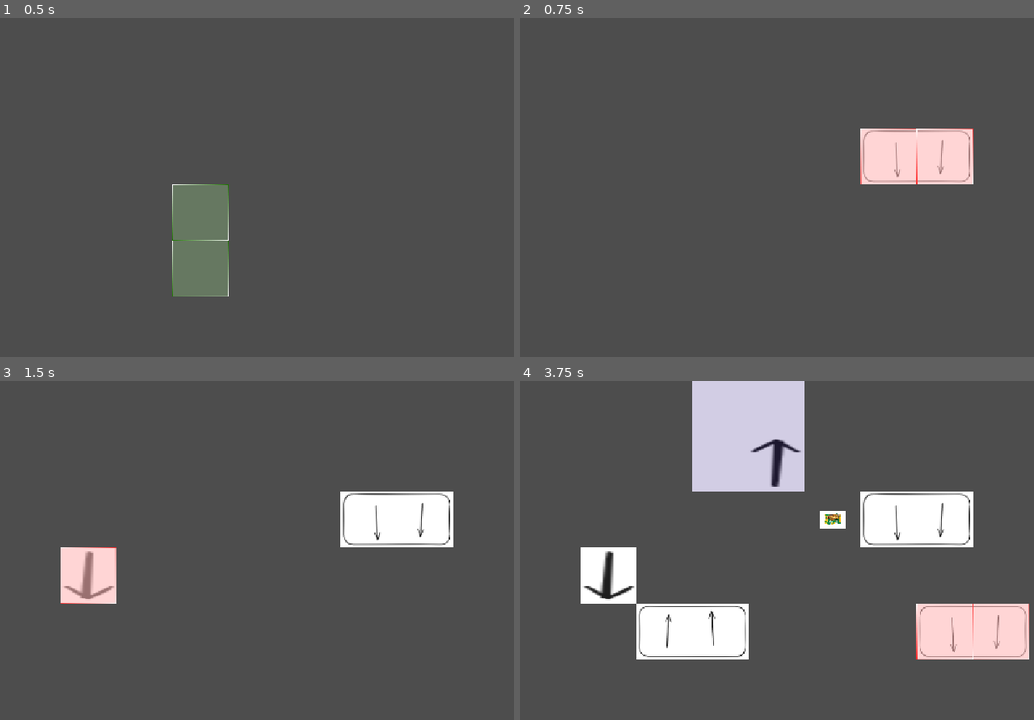
Above: before the commit, frames 1-4 (two rows, left to right).
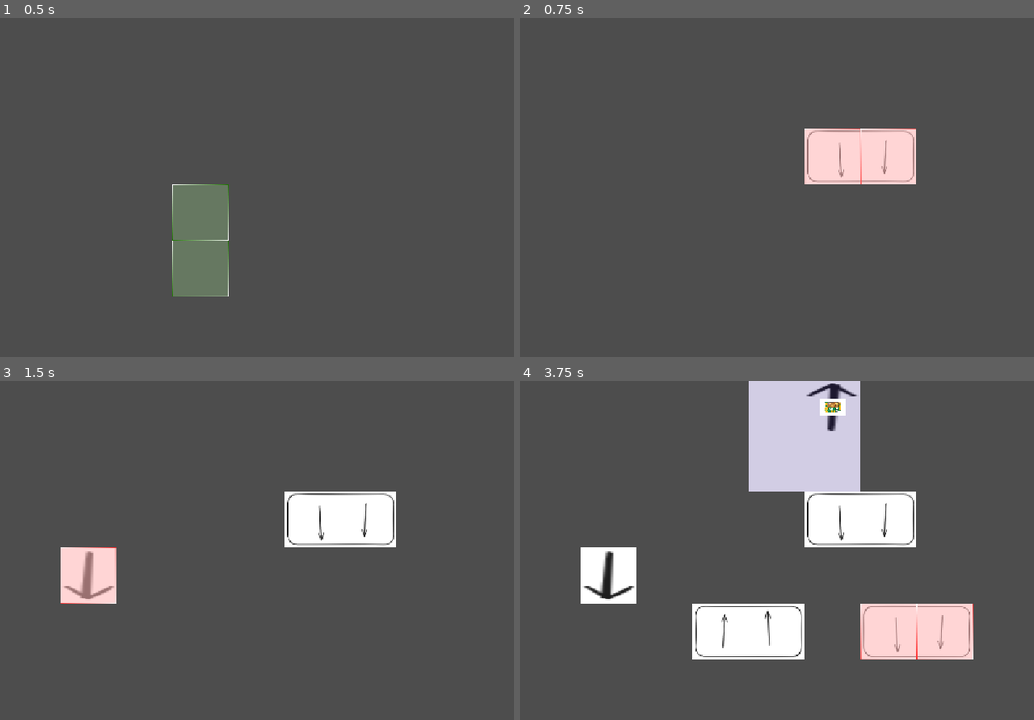
Above: after the commit, the same moments.

Repository: Schlutzkrapfen/Camara-Game
Game: Godot game, scene res://Levels/main_scene.tscn
Two runs of this game, one before a commit and one after it. Both use one fixed random seed, a clock stepped at 60 frames per second and the inputs below.
Inputs (mouse positions are in pixels of both pictures, inside the frame that each line leads up to):
- Up to frame 1 (0.5 s): no input
- Up to frame 2 (0.75 s): tap Enter at 0.5 s; move the mouse to (874, 180) at 0.52 s; hold R (roration) from 0.53 s (still down); click (874, 180) at 0.67 s
- Up to frame 3 (1.5 s): tap Space at 1.25 s; move the mouse to (87, 581) at 1.27 s; release R (roration) at 1.28 s; tap 1 (Belt) at 1.35 s; click (87, 581) at 1.42 s
- Up to frame 4 (3.75 s): tap R (roration) at 1.55, 3.05 s; tap Enter at 2, 3.5 s; move the mouse to (797, 482) at 2.02 s; hold R (roration) 2.03-2.78 s; tap ' (Goo_maker) at 2.1 s; click (797, 482) at 2.17 s; tap Space at 2.75 s; move the mouse to (705, 635) at 2.77 s; tap 2 (Splitter) at 2.85 s; click (705, 635) at 2.92 s; move the mouse to (931, 618) at 3.52 s; hold R (roration) from 3.53 s (still down); click (931, 618) at 3.67 s

Frame 1 is identical in both runs. In frame 2, 3.8% of the frame differs, in the area x 55-89%, y 32-50%; in frame 3, 3.8%; in frame 4, 19%, in the area x 22-100%, y 0-83%.
Error in both runs: Modulo by zero error in operator '%'. (res://script/spawner.gd:27)

Commit message:
fixed rotation spawning

Diff:
--- a/Resourcen/building_resource.gd
+++ b/Resourcen/building_resource.gd
@@ -14,3 +14,4 @@
 var cur_input:Array[itemResouce]
 var cur_time:float = 0
 var last_output:int = 0
+var build_rotation:Global.TileTransform
--- a/script/globals/Global.gd
+++ b/script/globals/Global.gd
@@ -10,16 +10,19 @@
 	ROTATE_90 = TileSetAtlasSource.TRANSFORM_TRANSPOSE | TileSetAtlasSource.TRANSFORM_FLIP_H,
 	ROTATE_180 = TileSetAtlasSource.TRANSFORM_FLIP_V | TileSetAtlasSource.TRANSFORM_FLIP_H,
 	ROTATE_270 = TileSetAtlasSource.TRANSFORM_FLIP_V | TileSetAtlasSource.TRANSFORM_TRANSPOSE,
+	None
 }
 var currentrotation:TileTransform= TileTransform.ROTATE_0
 
-func get_rotation_out_of_size(x: int, y: int) -> Vector2i:
-	match currentrotation :
+func get_rotation_out_of_size(x: int, y: int, rotation =TileTransform.None) -> Vector2i:
+	if rotation == TileTransform.None:
+		rotation = currentrotation
+	match rotation :
 		TileTransform.ROTATE_90:
+
 			return Vector2i(
-				factory_list[current_house].size.y - 1 - y,
-				factory_list[current_house].size.x - 1 - x
-		)
+			-y ,
+			 x )
 		TileTransform.ROTATE_180:
 			return Vector2i(
 				- x ,
@@ -27,7 +30,7 @@
 		)
 		TileTransform.ROTATE_270:
 			return Vector2i(
-				y +1- factory_list[current_house].size.y, x+1 -factory_list[current_house].size.x
-			)
+				y ,
+				-x )
 		_:
 			return Vector2i(x, y)
--- a/script/spawner.gd
+++ b/script/spawner.gd
@@ -27,8 +27,9 @@
 		var current_size:int = factory.last_output% factory.output_tile.size()
 		var item = item_resource.item_scene.instantiate()
 		var keys = factory.output_tile.keys()
+
 		item.global_position = tilemap.to_global(
-	tilemap.map_to_local(factory.position + keys[current_size])
+		tilemap.map_to_local(factory.position + Global.get_rotation_out_of_size(keys[current_size].x,keys[current_size].y,factory.build_rotation))
 )
 		print(tilemap.to_global(map_to_local(factory.position)))
 		add_child(item)
@@ -59,4 +60,5 @@
 			var tiles =tile+ Global.get_rotation_out_of_size(x ,y)
 			tilemap.set_cell(tiles,Global.factory_list[Global.current_house].tilemap_id,Global.factory_list[Global.current_house].position_tilemap+local_tile,Global.currentrotation)
 	Global.factory_list[Global.current_house].position = tile
+	Global.factory_list[Global.current_house].build_rotation = Global.currentrotation
 	current_builds.append(Global.factory_list[Global.current_house])
--- a/script/switch_factory.gd
+++ b/script/switch_factory.gd
@@ -11,4 +11,4 @@
 	if event.is_action_pressed("roration"):
 		var rotations = Global.TileTransform.values()
 		var index = rotations.find(Global.currentrotation)
-		Global.currentrotation = rotations[(index + 1) % rotations.size()]
+		Global.currentrotation = rotations[(index + 1) % (rotations.size()-1)]
